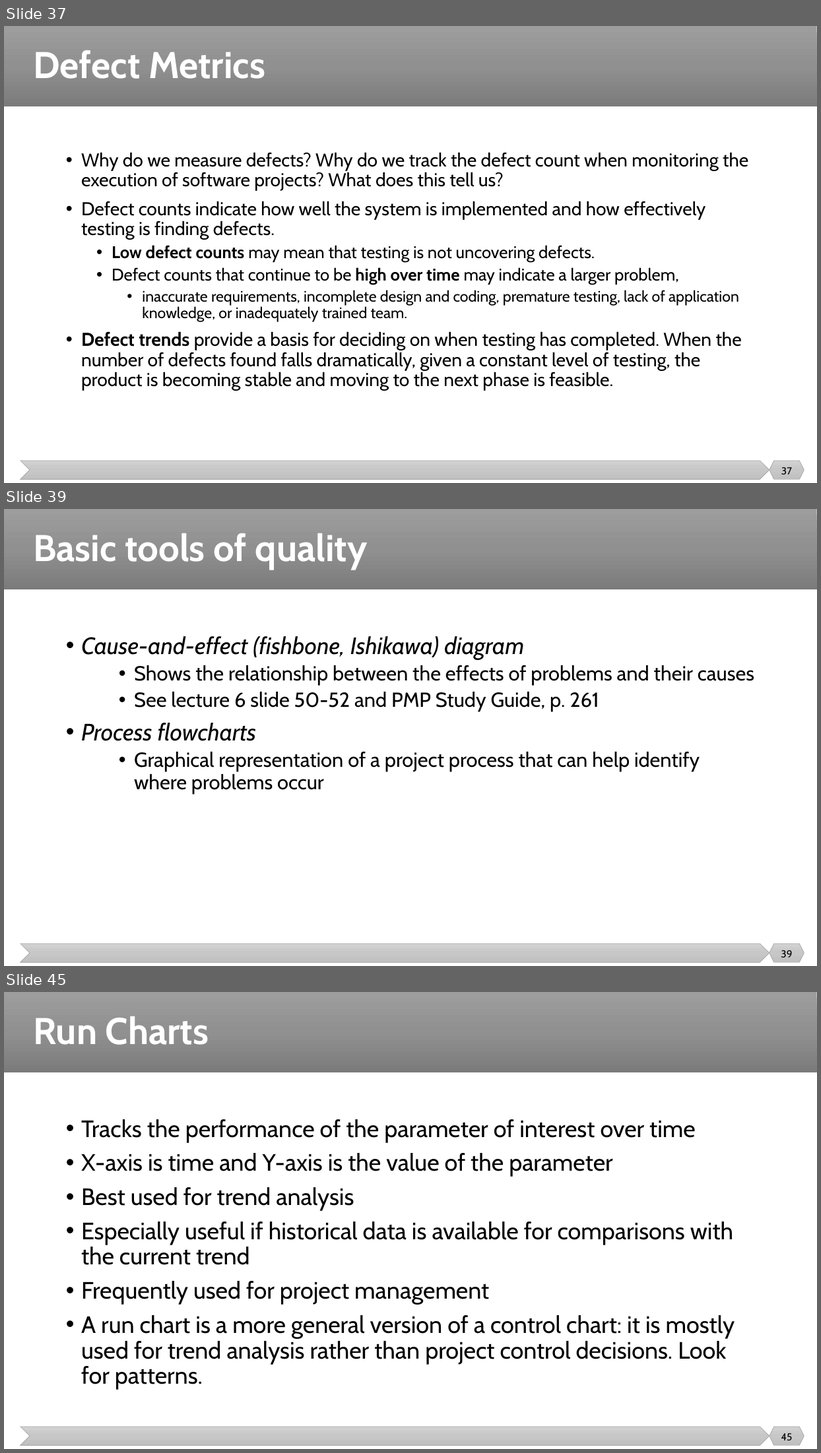
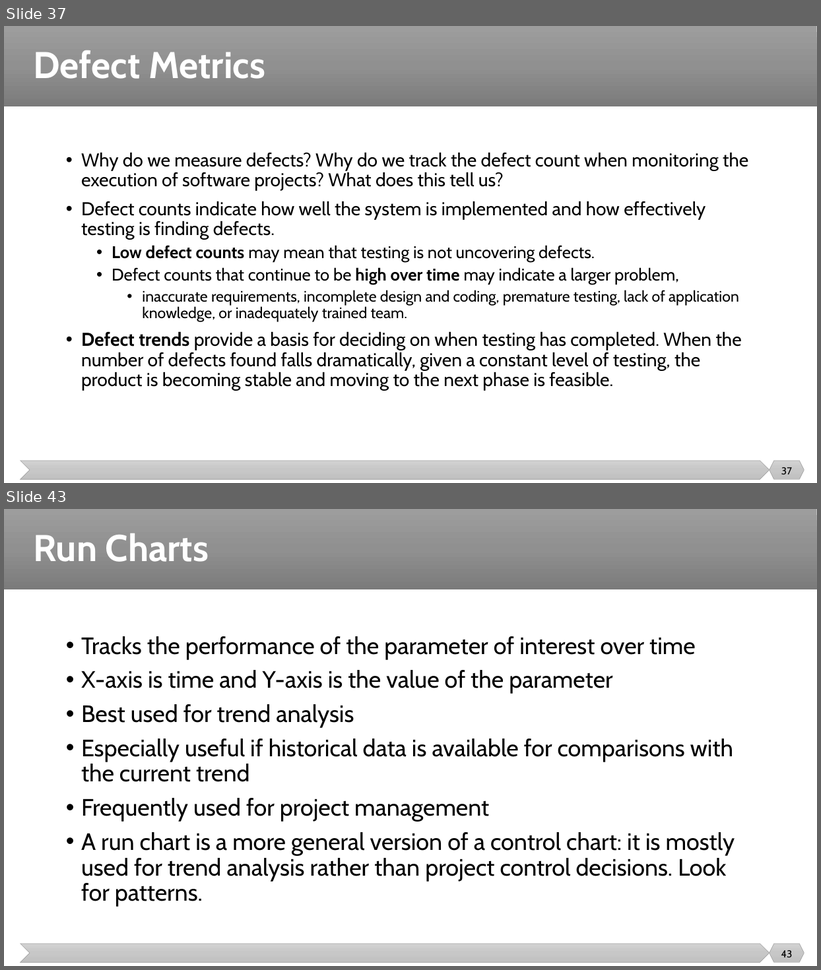
Before and after one commit to malenezi/malenezi, a slide deck: SE423/Lectures/7-Quality/Quality.pptx. Shown one above the other, each under a label of ours: slides 37, 39 and 45 before the commit, slides 37 and 43 after it; the slides between them are not shown. The pictures are 821x1453 and 821x970 pixels, drawn with LibreOffice and Linux fonts; fonts in the diff are those of the drawing. Boxes give left, top, right and bottom in pixels: in the first picture for what was removed or moved away, otherwise in the second. Text is boxed around its words. In the diff, an @@ line names an element or a change of style, - is before the commit and + after.

```diff
--- a/SE423/Lectures/7-Quality/Quality.pptx
+++ b/SE423/Lectures/7-Quality/Quality.pptx
@@ slide 39 removed at [4,509,817,966], background #FFFFFF; not listed: 3 template elements that a slide beside it also shows @@
@@ title removed at [33,533,368,570] @@
-Basic tools of quality
@@ text removed at [81,636,754,793] @@
-• Cause-and-effect (fishbone, Ishikawa) diagram
-  • Shows the relationship between the effects of problems and their causes
-  • See lecture 6 slide 50-52 and PMP Study Guide, p. 261
-• Process flowcharts
-  • Graphical representation of a project process that can help identify where problems occur
@@ page number removed at [781,951,792,958] @@
-39
@@ what was slide 45 is now slide 43 @@
@@ page number at [781,951,793,958]: text changed @@
-45
+43
```
Also in this commit, not shown: 11 slides changed, 1 other slide removed.
